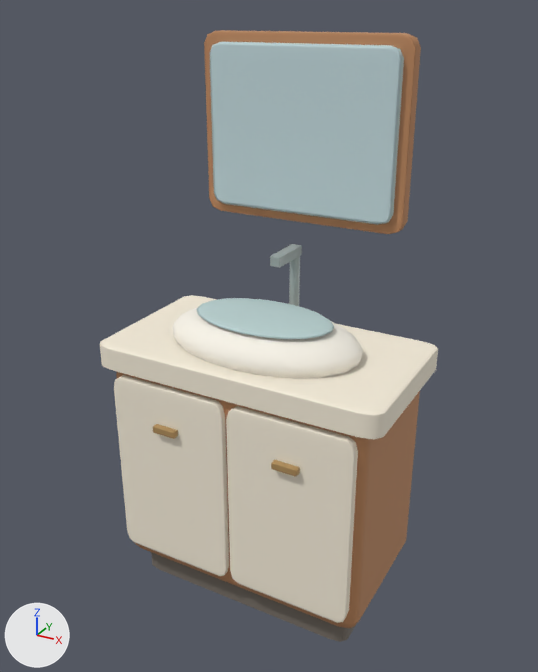
Two versions of the glTF model house3d/assets/furniture/apartment-basin-v1.glb, one commit apart.
Before and after are seen from a 50 mm lens placed at (1.016, -1.827, 1.826), pointed at (0.004, 0.013, 0.905). Every picture has the same lights, and +X, +Y and +Z are marked at lower left. The first picture is the older version. Where no turn or scale is listed for an object, it has been applied to the vertices.

Names of what the first picture shows: 'Basin-well', 'Cabinet', 'Counter', 'Mirror', 'Mirror-frame', 'Plinth', 'Porcelain', 'Shaker-door', 'Shaker-door.001', 'Spout', 'Tap' and 2 more.
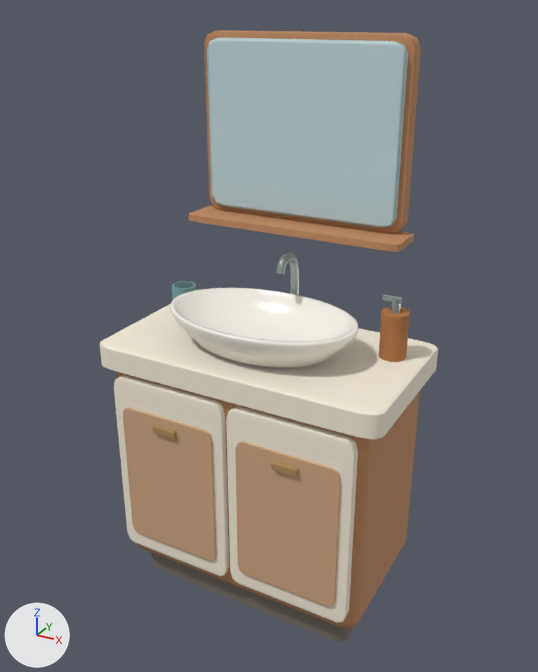
Location of each change, [x1, y1, x2, y2] in pixels of the pictures (538 x 672 px):
'Mirror', rescaled: before [210, 42, 404, 225]; after [207, 38, 408, 229]
'Recessed-oak-panel.001', added (brown): after [235, 441, 341, 607]
'Spout', recoloured, moved, rescaled (185% wider, 520% taller): before [270, 244, 302, 268]; after [123, 407, 216, 561]
'Glazed-vessel', added: after [170, 288, 359, 367]
'Porcelain', deleted: before [172, 307, 363, 378]
'Basin-well', deleted (pale blue): before [197, 298, 334, 339]
'Vanity-ledge', added (orange): after [188, 206, 414, 252]
'Amber-soap', added (orange): after [379, 307, 410, 362]
'Gooseneck', added: after [276, 252, 299, 295]
'Tap', recoloured, surface changed, moved, rescaled (not visible afterwards): before [289, 256, 300, 306]
'Rinse-cup', added: after [172, 281, 196, 300]
'Pump', added: after [382, 294, 402, 303]
'Pump-neck', added: after [391, 300, 401, 313]
'Cup-inner', added: after [174, 281, 193, 288]
'Shaker-door.001', unchanged, covered by the edit: [226, 406, 358, 623] in both
'Shaker-door', unchanged, covered by the edit: [114, 375, 229, 576] in both

Edits to the bpy script that builds the scene:
```text
Change mat_material_5:
    mat_material_5.base_color: (0.491, 0.638, 0.631) -> (0.342, 0.402, 0.392)  # pale blue #bad1d0 -> grey #9eaaa8
    mat_material_5.metallic: 0.0 -> 0.52
Change mat_material_6:
    mat_material_6.base_color: (0.342, 0.402, 0.392) -> (0.61, 0.381, 0.22)  # grey #9eaaa8 -> brown #cda681
Change mat_material_7:
    mat_material_7.base_color: (0.539, 0.694, 0.723) -> (0.451, 0.175, 0.0545)  # pale blue #c2d9dd -> orange #b37442
Change me_mesh_6:
    where me_mesh_6.from_pydata(...)  # 44 vertices, 80 faces; spans x -0.5..0.5, y -0.5..0.5, z -0.5..0.5
    remove me_mesh_6.materials.append(mat_material_6)  # grey #9eaaa8
    add me_mesh_6.materials.append(mat_material_5)  # grey #9eaaa8
Change me_mesh_8:
    where me_mesh_8.from_pydata(...)  # 56 vertices, 108 faces; spans x -0.5..0.5, y -0.5..0.5, z -0.5..0.5
    remove me_mesh_8.materials.append(mat_material_7)  # pale blue #c2d9dd
    add me_mesh_8.materials.append(mat_material_10)  # pale blue #c2d9dd
Remove ob_porcelain:
    ob_porcelain = bpy.data.objects.new('Porcelain', me_mesh_4)
Remove ob_basin_well:
    ob_basin_well = bpy.data.objects.new('Basin-well', me_mesh_5)
Change ob_tap:
    ob_tap.location: (0.0, 0.19, 1.01) -> (0.0, -0.029, 0.9)
    ob_tap.scale: (0.033, 0.033, 0.26) -> (0.055, 0.038, 0.006)
Change ob_spout:
    ob_spout.location: (0.0, 0.13, 1.13) -> (-0.206, -0.253, 0.45)
    ob_spout.scale: (0.035, 0.15, 0.032) -> (0.329, 0.009, 0.48)
Change ob_mirror:
    ob_mirror.scale: (0.61, 0.02, 0.49) -> (0.632, 0.015, 0.512)
Add ob_vanity_ledge:
    ob_vanity_ledge = bpy.data.objects.new('Vanity-ledge', me_mesh_1)
    ob_vanity_ledge.parent = ob_node_0
    ob_vanity_ledge.location = (0.0, 0.192, 1.206)
    ob_vanity_ledge.scale = (0.72, 0.14, 0.024)
Add ob_cup_inner:
    ob_cup_inner = bpy.data.objects.new('Cup-inner', me_mesh_11)  # 44 vertices, 80 faces; spans x -0.031..0.031, y -0.031..0.031, z -0.001..0.001; in mat_material_9 (dark cyan #466965)
    ob_cup_inner.location = (-0.369, 0.1, 0.981)
Add ob_rinse_cup:
    ob_rinse_cup = bpy.data.objects.new('Rinse-cup', me_mesh_10)  # 44 vertices, 80 faces; spans x -0.04..0.04, y -0.04..0.04, z -0.05..0.05; in mat_material_8 (cyan #709e9d)
    ob_rinse_cup.location = (-0.369, 0.1, 0.93)
Add ob_pump:
    ob_pump = bpy.data.objects.new('Pump', me_mesh_9)  # 56 vertices, 108 faces; spans x -0.028..0.028, y -0.008..0.008, z -0.0065..0.0065; in mat_material_5 (grey #9eaaa8)
    ob_pump.location = (0.356, 0.11, 1.06)
Add ob_pump_neck:
    ob_pump_neck = bpy.data.objects.new('Pump-neck', me_mesh_6)
    ob_pump_neck.parent = ob_node_0
    ob_pump_neck.location = (0.369, 0.11, 1.04)
    ob_pump_neck.scale = (0.025, 0.025, 0.038)
Add ob_amber_soap:
    ob_amber_soap = bpy.data.objects.new('Amber-soap', me_mesh_8_1)  # 44 vertices, 80 faces; spans x -0.0405..0.0405, y -0.0405..0.0405, z -0.071..0.071; in mat_material_7 (orange #b37442)
    ob_amber_soap.location = (0.369, 0.11, 0.951)
Add ob_recessed_oak_panel_001:
    ob_recessed_oak_panel_001 = bpy.data.objects.new('Recessed-oak-panel.001', me_mesh_7)
    ob_recessed_oak_panel_001.parent = ob_node_0
    ob_recessed_oak_panel_001.location = (0.206, -0.253, 0.45)
    ob_recessed_oak_panel_001.scale = (0.329, 0.009, 0.48)
Add ob_gooseneck:
    ob_gooseneck = bpy.data.objects.new('Gooseneck', me_mesh_6_1)  # 200 vertices, 384 faces; spans x -0.014..0.014, y 0.069..0.196, z 0.882..1.135; in mat_material_5 (grey #9eaaa8)
    ob_gooseneck.location = (0.0, 0.01, 0.0)
Add ob_glazed_vessel:
    ob_glazed_vessel = bpy.data.objects.new('Glazed-vessel', me_mesh_4_1)  # 490 vertices, 864 faces; spans x -0.303..0.303, y -0.191..0.191, z 0.0..0.116; in mat_material_4 (white #faf6ec)
    ob_glazed_vessel.location = (0.0, -0.029, 0.88)
```
